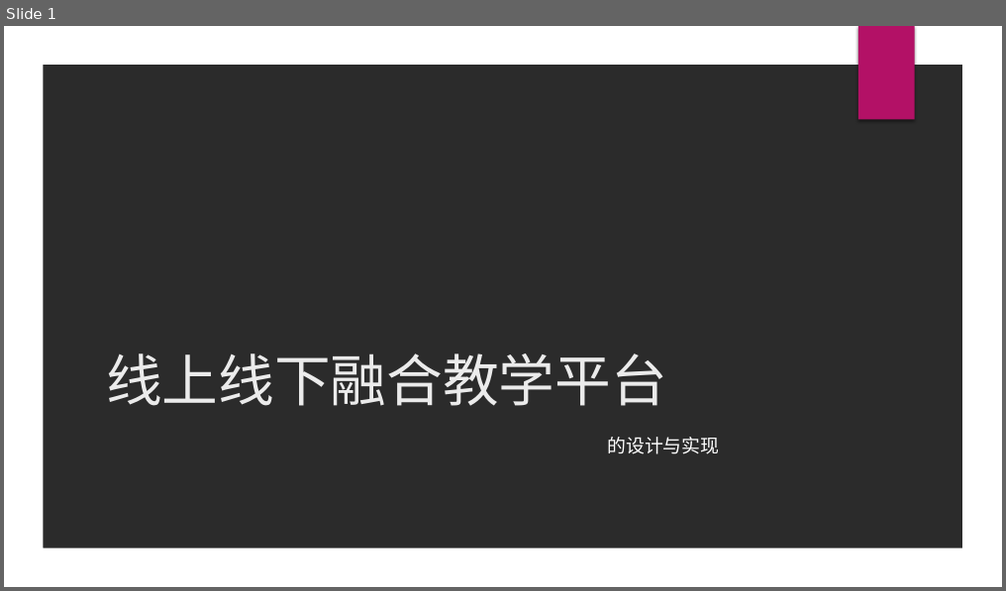
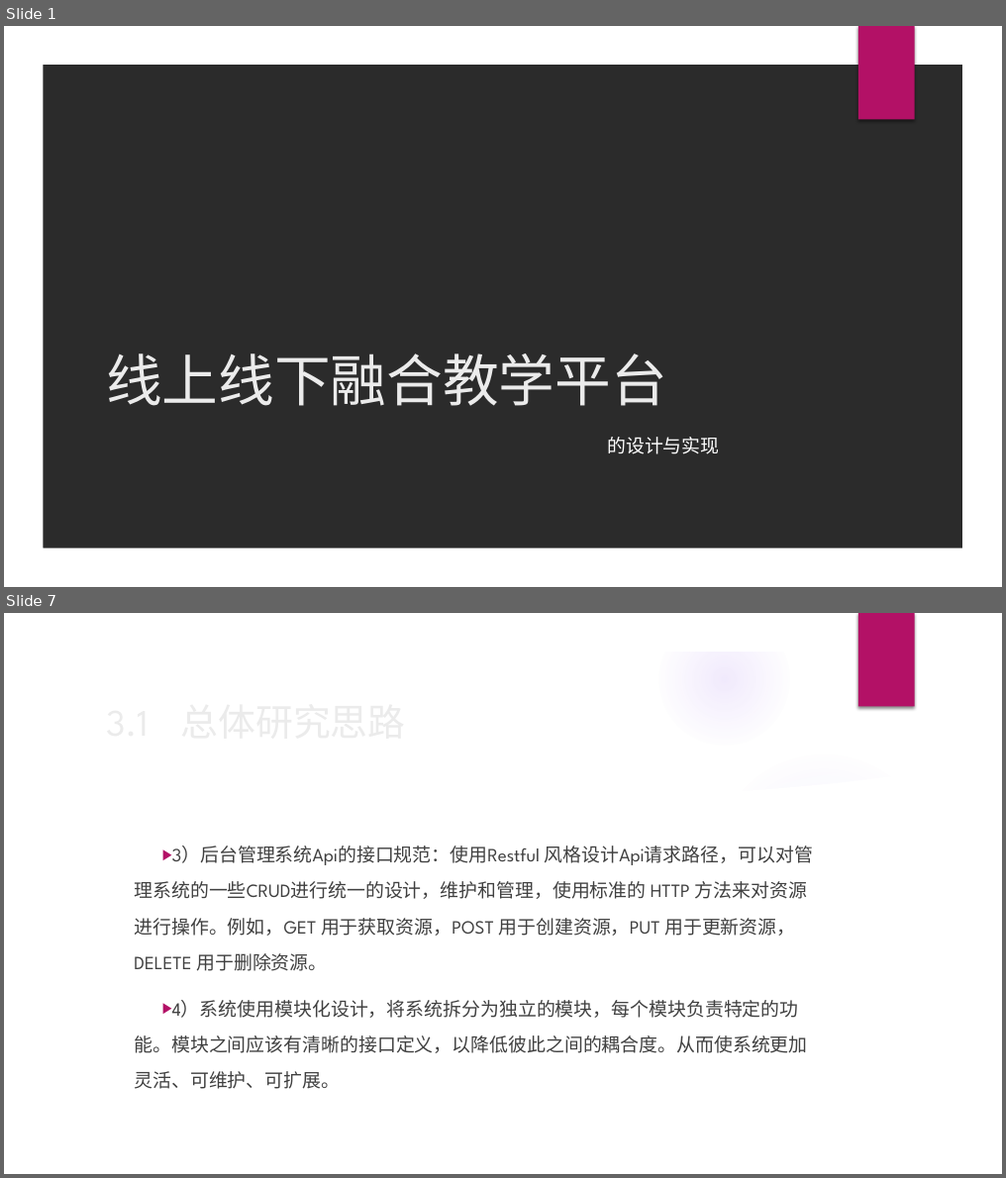
Before and after one commit to Minkmmx64/Blended-Learning-Platform, a slide deck: 开题答辩ppt.pptx. Shown one above the other, each under a label of ours: slide 1 before the commit, slides 1 and 7 after it; the slides between them are not shown. The pictures are 1006x591 and 1006x1178 pixels, drawn with LibreOffice and Linux fonts; fonts in the diff are those of the drawing; background and template pictures are left out; a plain dark background stands for a picture behind light text. Boxes give left, top, right and bottom in pixels: in the first picture for what was removed or moved away, otherwise in the second. Text is boxed around its words. In the diff, an @@ line names an element or a change of style, - is before the commit and + after.

```diff
--- a/开题答辩ppt.pptx
+++ b/开题答辩ppt.pptx
@@ slide 7 added at <box>4,613,1002,1174</box>, background picture (left out); not listed: 2 template elements that a slide beside it also shows @@
@@ group added at <box>4,614,971,1174</box>: 5 ellipses, 2 freeform shapes @@
@@ text added at <box>134,846,813,1089</box>, 18 pt, text #404040 @@
+▶ 3）后台管理系统Api的接口规范：使用Restful 风格设计Api请求路径，可以对管理系统的一些CRUD进行统一的设计，维护和管理，使用标准的 HTTP 方法来对资源进行操作。例如，GET 用于获取资源，POST 用于创建资源，PUT 用于更新资源，DELETE 用于删除资源。
+▶ 4）系统使用模块化设计，将系统拆分为独立的模块，每个模块负责特定的功能。模块之间应该有清晰的接口定义，以降低彼此之间的耦合度。从而使系统更加灵活、可维护、可扩展。
@@ title added at <box>172,846,540,865</box>, 36 pt, text #EBEBEB @@
+3.1 总体研究思路
```
Also in this commit, not shown: 2 slides changed, 6 other slides added, 37 other files.
